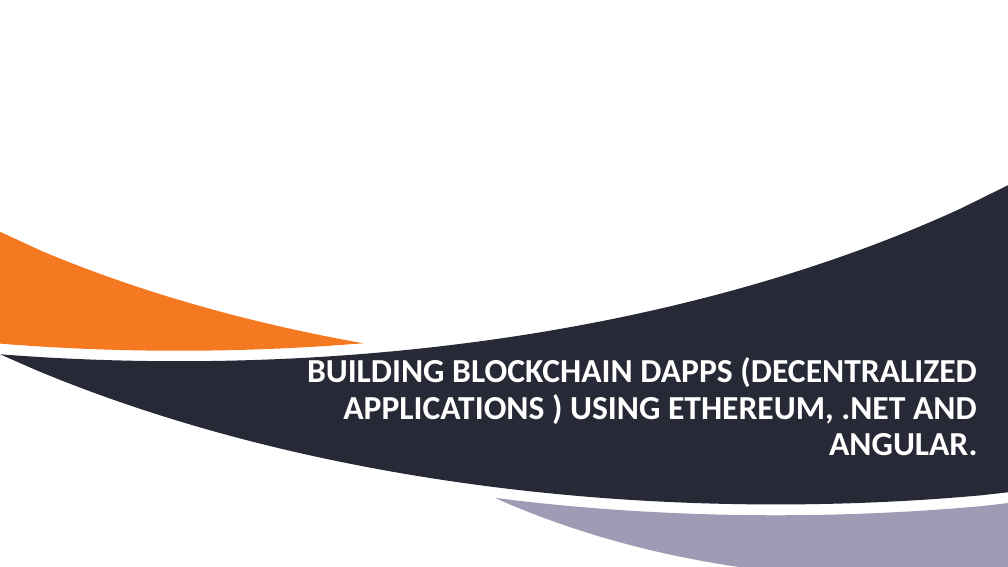
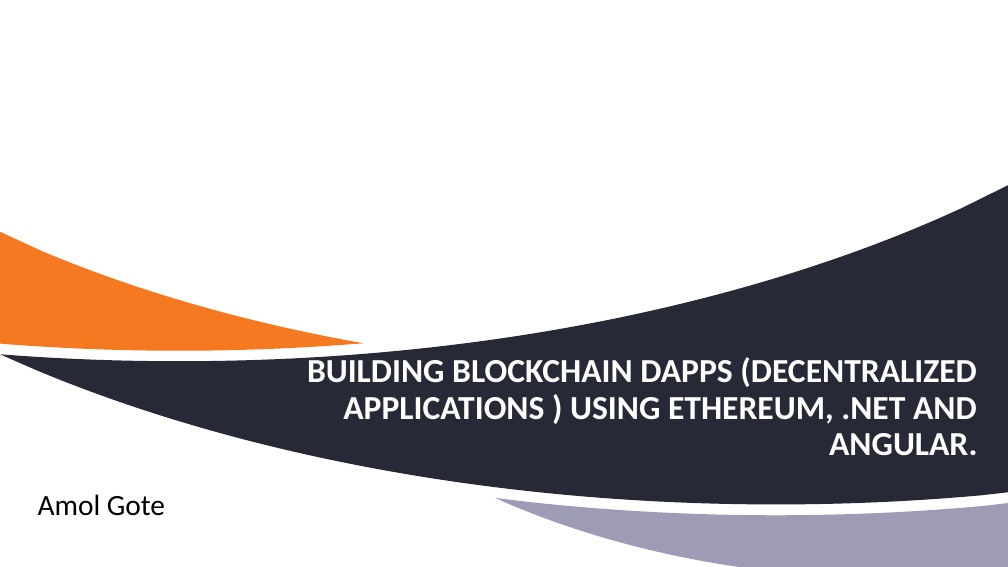
Before and after one commit to aamolgote/codecampnyc2018, a slide deck: slide 1 of PPTX/BAAS.pptx. Drawn at 1008x567 pixels with LibreOffice and Linux fonts; fonts in the diff are those of the drawing; background and template pictures are left out. Boxes give left, top, right and bottom in pixels: in the first picture for what was removed or moved away, otherwise in the second. Text is boxed around its words. In the diff, an @@ line names an element or a change of style, - is before the commit and + after.

```diff
--- a/PPTX/BAAS.pptx
+++ b/PPTX/BAAS.pptx
@@ text added at <box>38,494,165,516</box>, 28 pt, text #000000 @@
+Amol Gote
```
Also in this commit, not shown: 3 other slides changed, 4 slides added, 1 slide removed.
